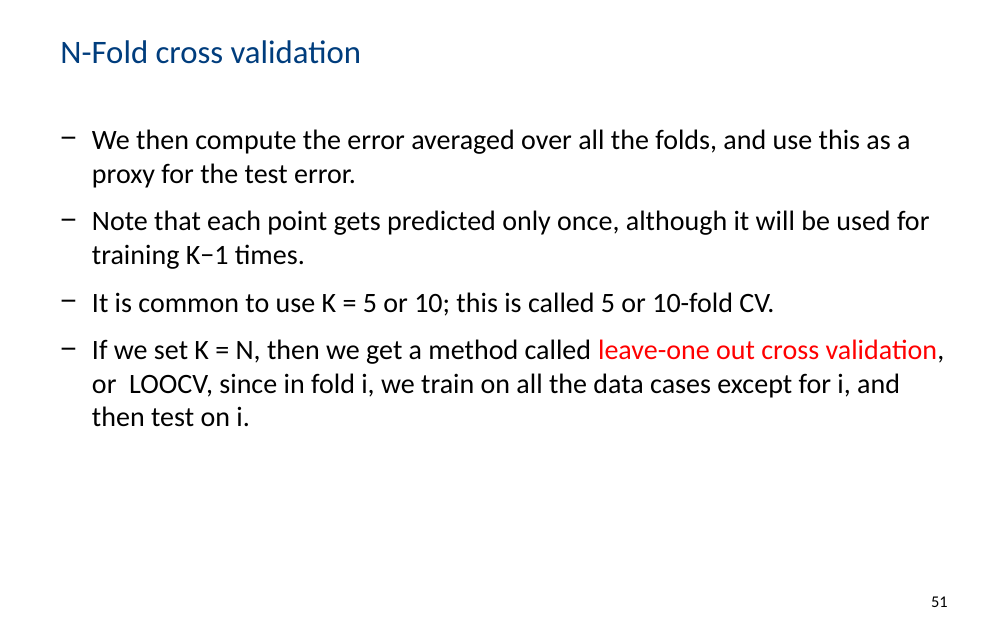
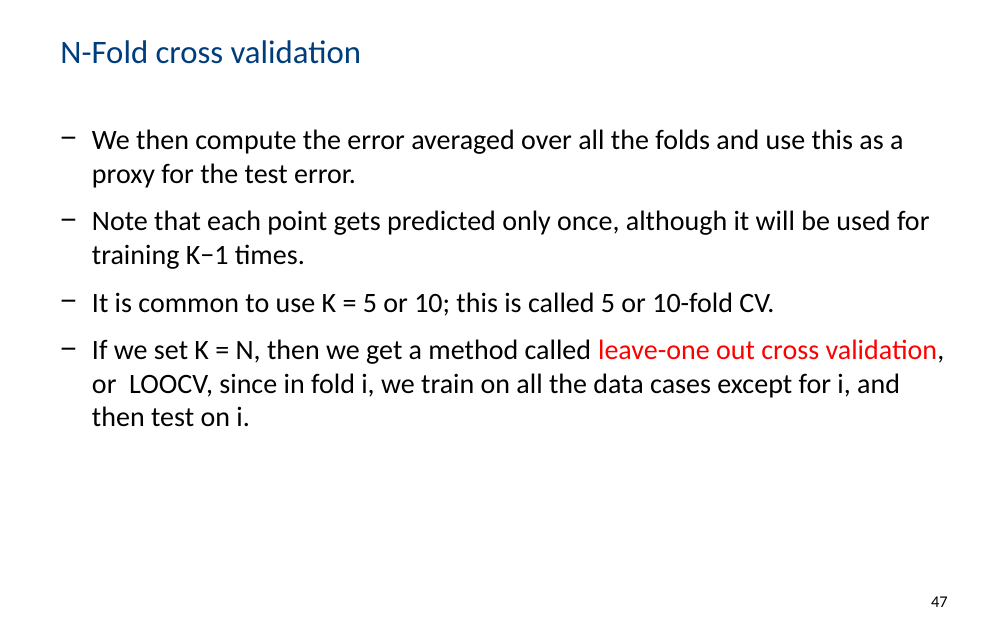
Before and after one commit to PBarnaghi/ML4NS, a slide deck: slide 47 of 02- Regression models and linear prediction/ML4NuerScience_Linear_models.pptx (slide 51 before the commit). Drawn at 1008x630 pixels with LibreOffice and Linux fonts; fonts in the diff are those of the drawing; background and template pictures are left out. Boxes give left, top, right and bottom in pixels: in the first picture for what was removed or moved away, otherwise in the second. Text is boxed around its words. In the diff, an @@ line names an element or a change of style, - is before the commit and + after.

```diff
--- a/02- Regression models and linear prediction/ML4NuerScience_Linear_models.pptx
+++ b/02- Regression models and linear prediction/ML4NuerScience_Linear_models.pptx
@@ text at [92, 129, 903, 188]: text changed @@
-− We then compute the error averaged over all the folds, and use this as a proxy for the test error.
+− We then compute the error averaged over all the folds and use this as a proxy for the test error.
@@ page number at [931, 596, 948, 607]: text changed @@
-51
+47
```
Also in this commit, not shown: 13 other slides changed, 2 slides added, 1 slide removed, 1 other file.
